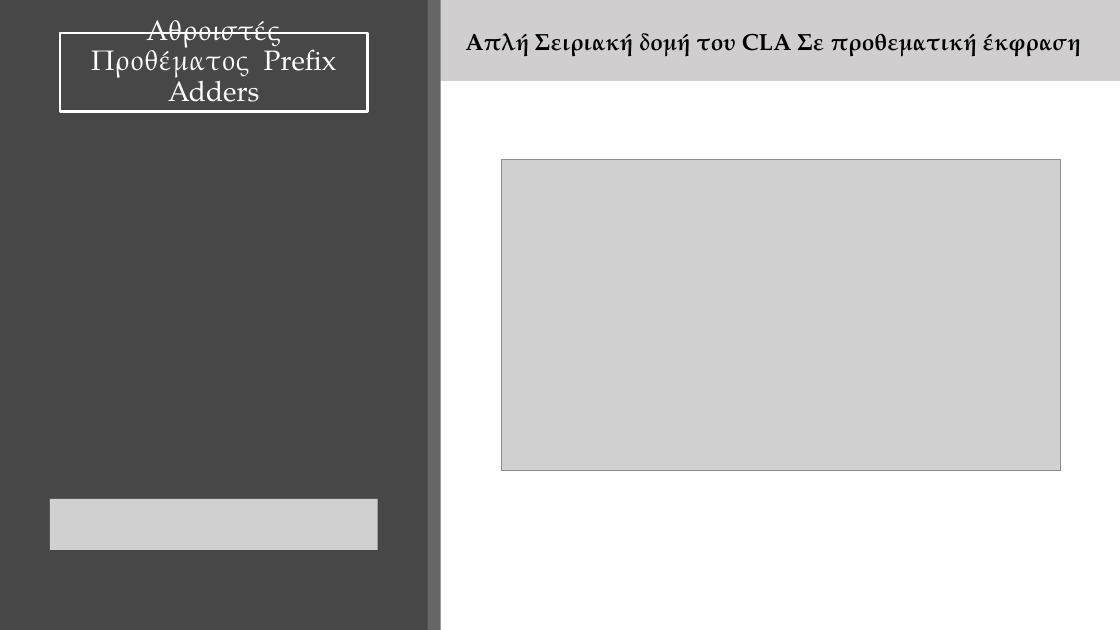
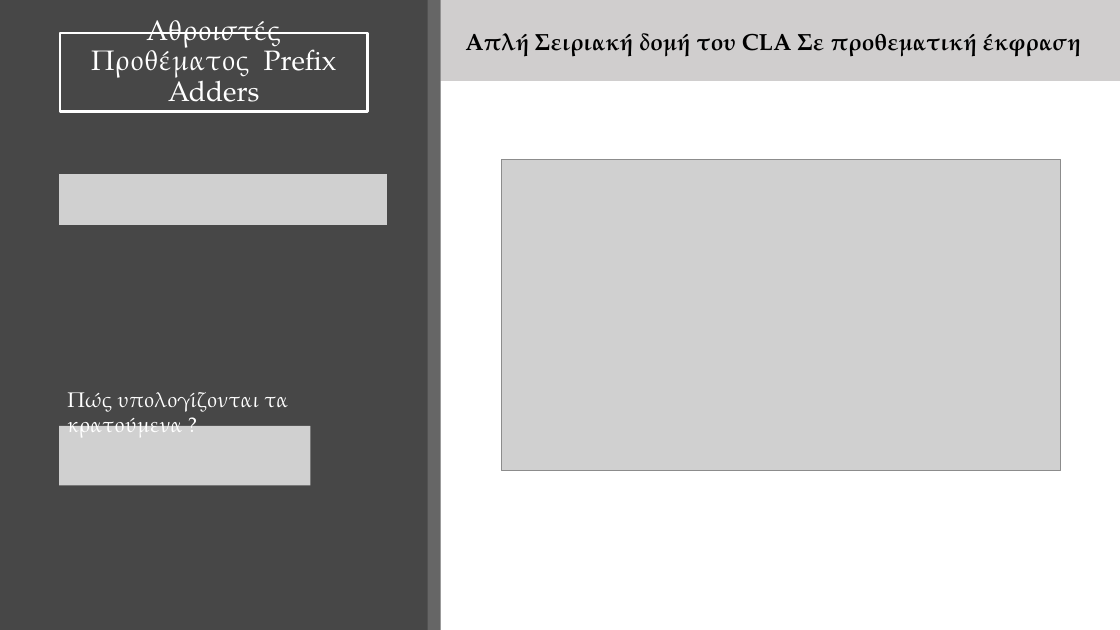
Before and after one commit to vassilas/THESIS_DOC, a slide deck: slide 6 of Presentation/Presentation.pptx. Drawn at 1120x630 pixels with LibreOffice and Linux fonts; fonts in the diff are those of the drawing; grey boxes stand for pictures. Boxes give left, top, right and bottom in pixels: in the first picture for what was removed or moved away, otherwise in the second. Text is boxed around its words. In the diff, an @@ line names an element or a change of style, - is before the commit and + after.

```diff
--- a/Presentation/Presentation.pptx
+++ b/Presentation/Presentation.pptx
@@ picture added at bbox=[59, 174, 386, 225] @@
@@ text added at bbox=[67, 392, 288, 438], 18 pt, text #FFFFFF @@
+Πώς υπολογίζονται τα κρατούμενα ?
@@ picture added at bbox=[59, 426, 310, 486] @@
@@ picture removed at bbox=[50, 499, 377, 550] @@
```
Also in this commit, not shown: 2 slides added, 3 other files.
